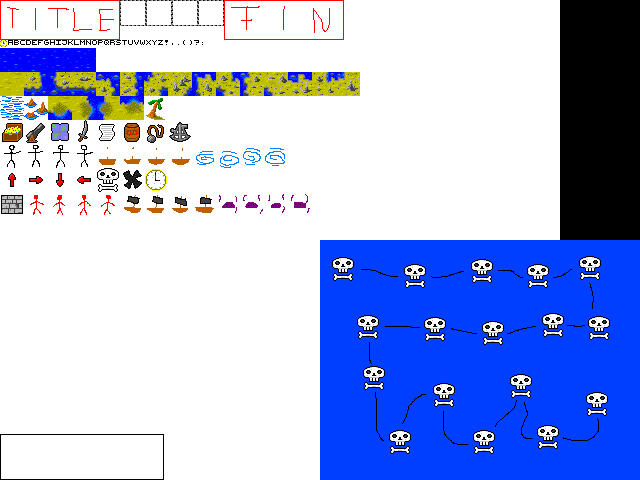
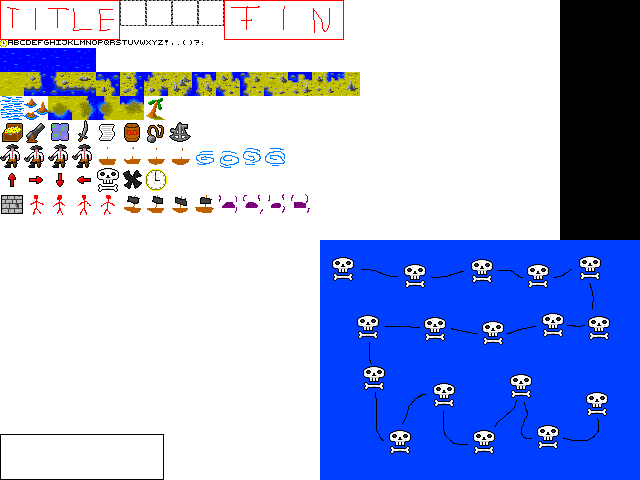
The second 640x480 image is a revision of the first. Changes to its layers:
painted on "content" over (0, 144, 93, 168)
